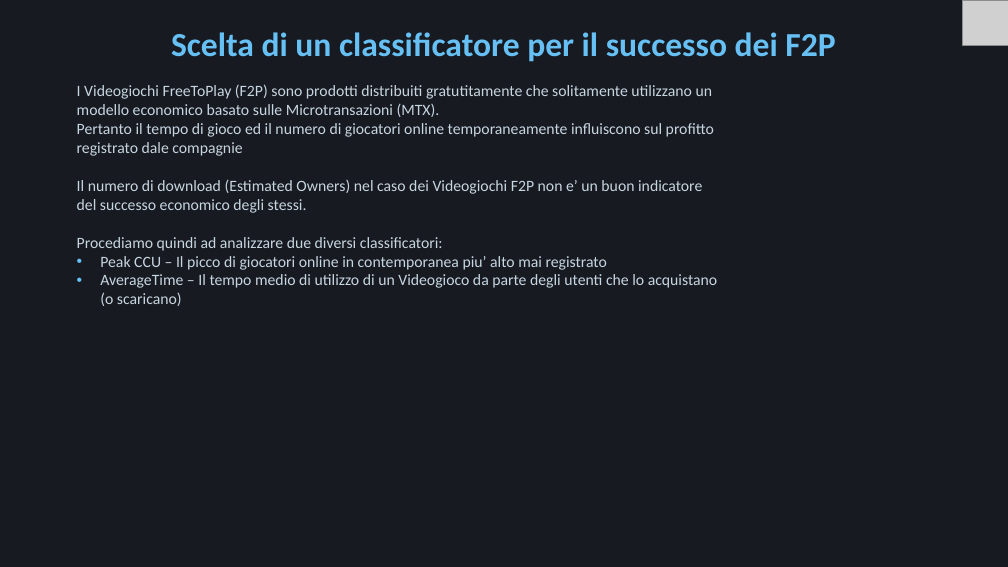
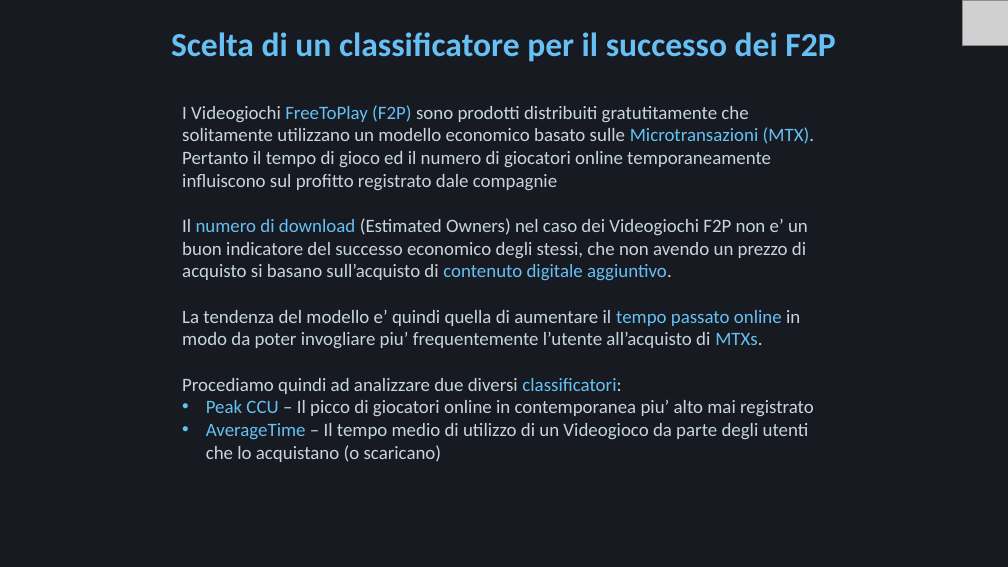
Before and after one commit to Mora11231/VisualizzazioneScientifica, a slide deck: slide 16 of Steam.pptx (slide 14 before the commit). Drawn at 1008x567 pixels with LibreOffice and Linux fonts; fonts in the diff are those of the drawing; grey boxes stand for pictures. Boxes give left, top, right and bottom in pixels: in the first picture for what was removed or moved away, otherwise in the second. Text is boxed around its words. In the diff, an @@ line names an element or a change of style, - is before the commit and + after.

```diff
--- a/Steam.pptx
+++ b/Steam.pptx
@@ text "I Videogiochi FreeToPlay (F2P) sono ...": place and size @@
-text "I Videogiochi FreeToPlay (F2P) sono ..." at [77, 84, 717, 306]
+text "I Videogiochi FreeToPlay (F2P) sono ..." at [182, 105, 815, 462]
@@ text at [182, 105, 815, 462]: size 15 to 18 pt in "I Videogiochi FreeToPlay (F2P) sono prodotti distribuiti ...", "Pertanto il tempo di gioco ed il ...", "Procediamo quindi ad analizzare due diversi classificatori:", "Peak CCU – Il picco di giocatori ..." and 1 more places; text colour #C7D5E0 to #66C0F4 in "FreeToPlay (F2P) Microtransazioni (MTX).", "classificatori:", "Peak CCU", "AverageTime" @@
@@ text at [182, 218, 808, 348]: text changed; size 15 to 18 pt @@
-Il numero di download (Estimated Owners) nel caso dei Videogiochi F2P non e’ un buon indicatore del successo economico degli stessi.
+Il numero di download (Estimated Owners) nel caso dei Videogiochi F2P non e’ un buon indicatore del successo economico degli stessi, che non avendo un prezzo di acquisto si basano sull’acquisto di contenuto digitale aggiuntivo.
+La tendenza del modello e’ quindi quella di aumentare il tempo passato online in modo da poter invogliare piu’ frequentemente l’utente all’acquisto di MTXs.
```
Also in this commit, not shown: 9 other slides changed, 4 slides added, 1 slide removed, 4 other files.
